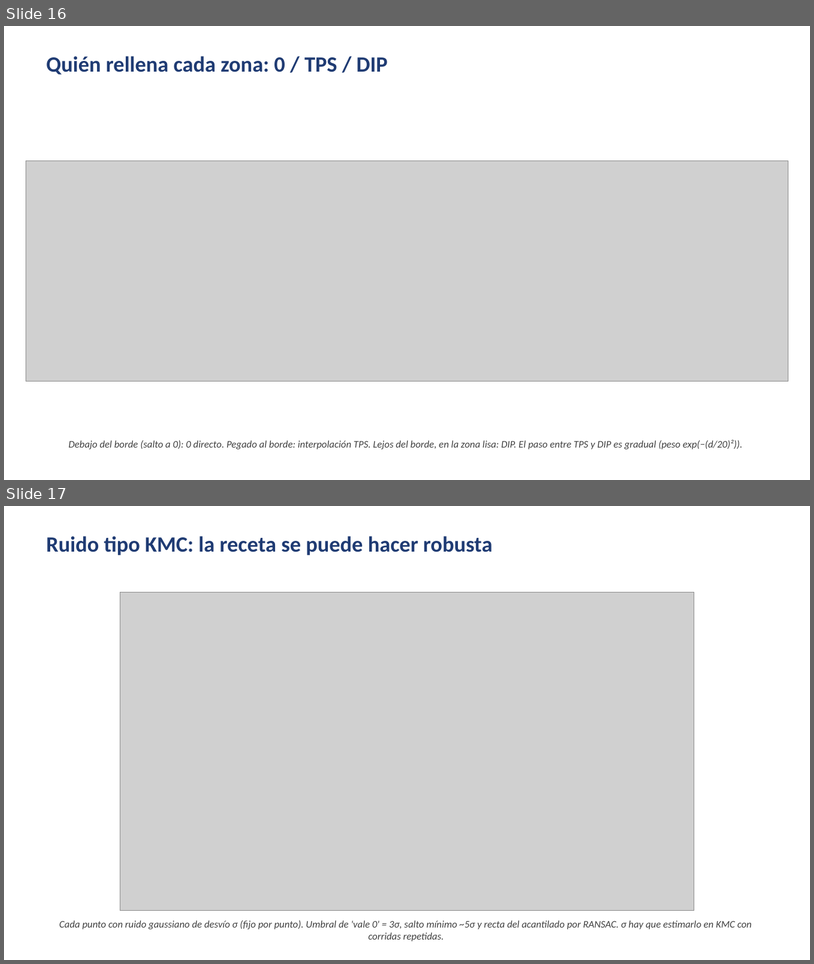
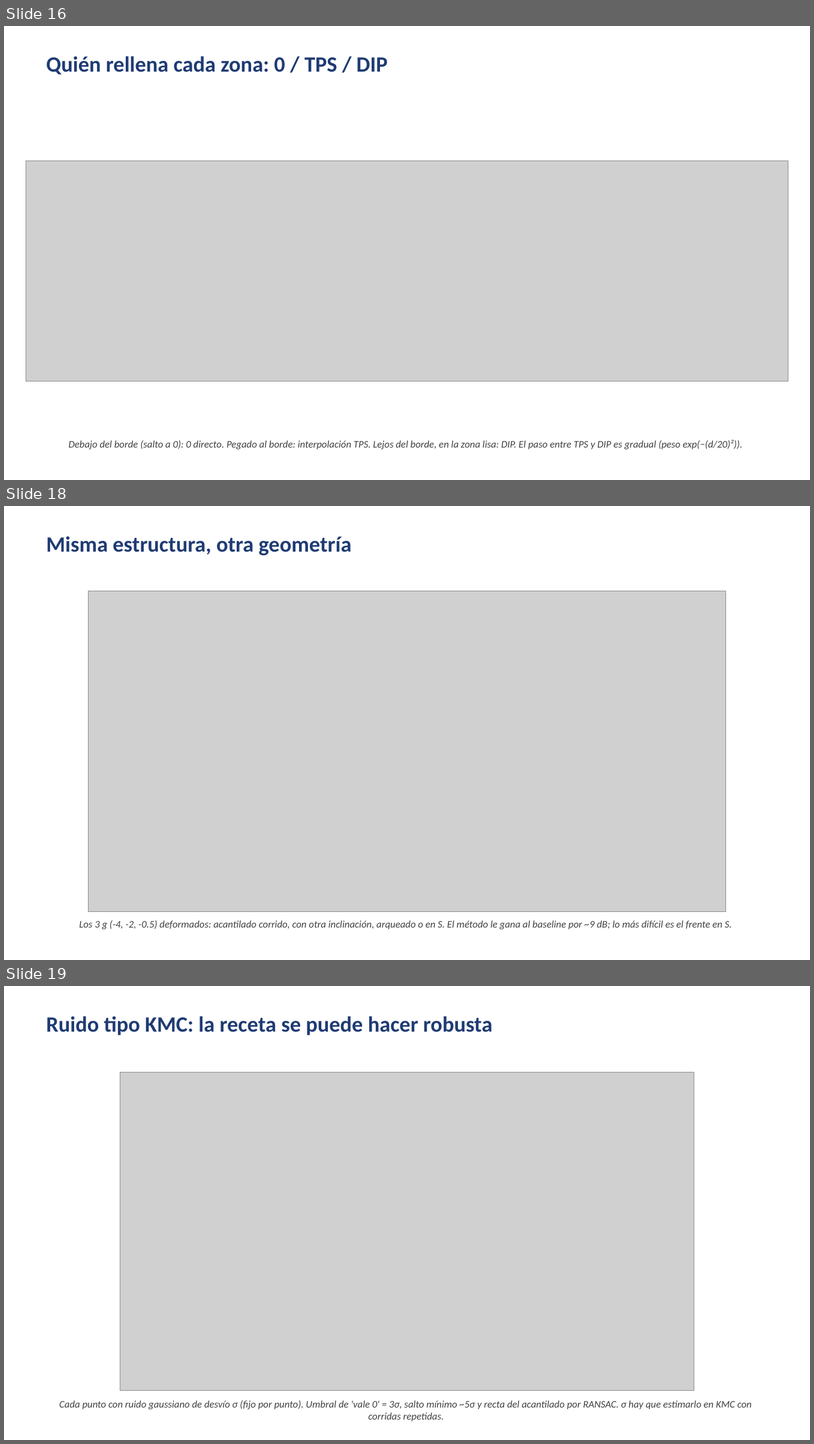
Before and after one commit to santiafonso/Tesis, a slide deck: presentaciones/presentacion4_autoexp/presentacion4_autoexp.pptx. Shown one above the other, each under a label of ours: slides 16 and 17 before the commit, slides 16, 18 and 19 after it; the slides between them are not shown. The pictures are 814x964 and 814x1444 pixels, drawn with LibreOffice and Linux fonts; fonts in the diff are those of the drawing; grey boxes stand for pictures. Boxes give left, top, right and bottom in pixels: in the first picture for what was removed or moved away, otherwise in the second. Text is boxed around its words. In the diff, an @@ line names an element or a change of style, - is before the commit and + after.

Commit message:
autoexp: borde curvo/por tramos + segundo paso de biseccion; diagramas deformados (33.4 vs 24.5 baseline); mejor de 2 DIP 41.3 en 9 g; presentacion

```diff
--- a/presentaciones/presentacion4_autoexp/presentacion4_autoexp.pptx
+++ b/presentaciones/presentacion4_autoexp/presentacion4_autoexp.pptx
@@ slide 18 added at (x1=4, y1=506, x2=810, y2=960), background #FFFFFF @@
@@ text added at (x1=46, y1=536, x2=352, y2=555), 26 pt, text #1F3B73, bold @@
+Misma estructura, otra geometría
@@ picture added at (x1=88, y1=591, x2=726, y2=912) @@
@@ text added at (x1=79, y1=920, x2=732, y2=929), 12 pt, text #404040, italic @@
+Los 3 g (-4, -2, -0.5) deformados: acantilado corrido, con otra inclinación, arqueado o en S. El método le gana al baseline por ~9 dB; lo más difícil es el frente en S.
@@ what was slide 17 is now slide 19 @@
```
Also in this commit, not shown: 2 slides changed, 1 other slide added, 26 other files.
